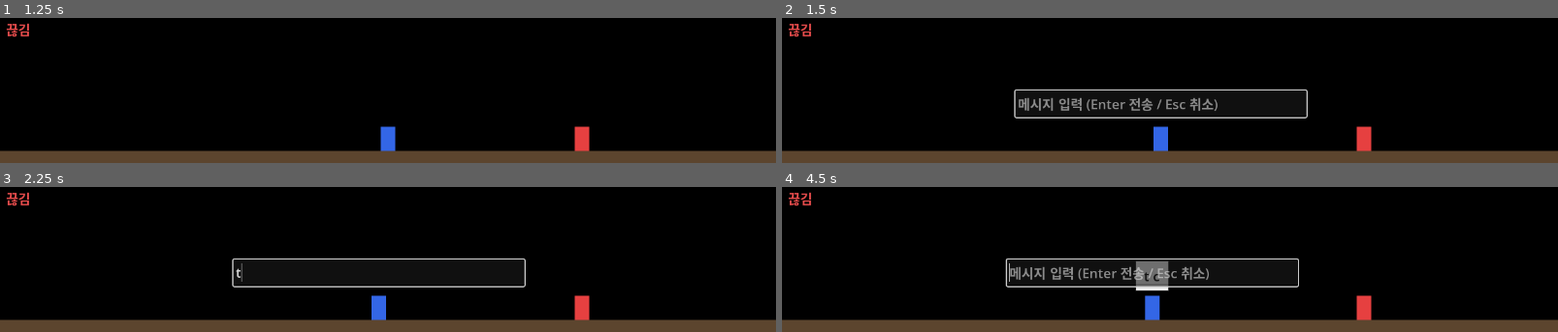
Above: before the commit, frames 1-4 (two rows, left to right).
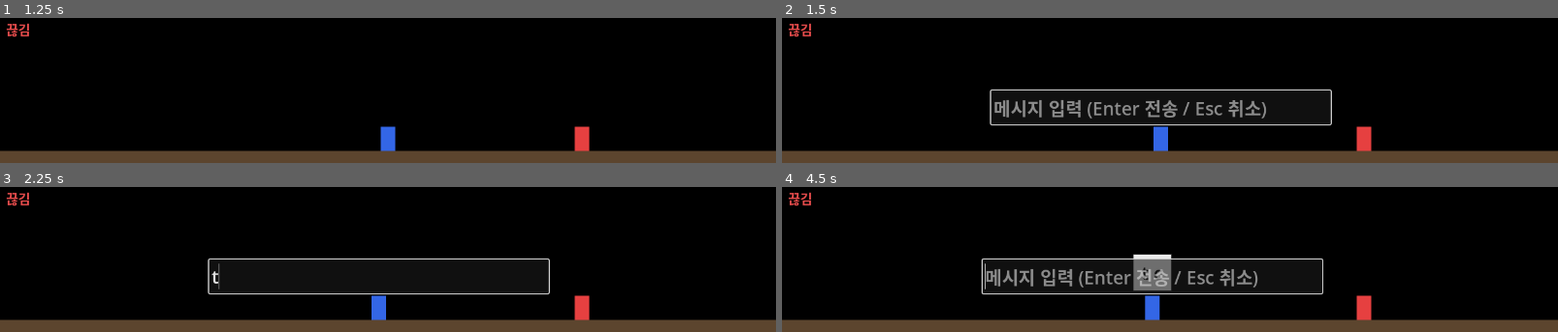
Above: after the commit, the same moments.

Repository: isjkms/Terrarium_Client
Game: Godot game, scene res://main.tscn
Same seed, same stepped clock (60 frames per second), same inputs: the game is played once before the commit and once after it. This scene is started directly instead of the project's main scene. The engine's default icon, where the game draws it, is replaced by a stand-in: a white triangle on a blue panel in a dark square.
Inputs:
- Up to frame 1 (1.25 s): tap Enter at 0.5, 0.6 s; hold Right (ui_right) from 0.53 s (still down)
- Up to frame 2 (1.5 s): tap Space at 1.25 s; release Right (ui_right) at 1.28 s; hold Left (ui_left) from 1.28 s (still down); tap Keypad Enter at 1.35 s
- Up to frame 3 (2.25 s): tap Enter at 2 s; release Left (ui_left) at 2.03 s; hold Right (ui_right) from 2.03 s (still down); tap T at 2.1 s
- Up to frame 4 (4.5 s): tap Space at 2.75, 4.25 s; tap C at 2.85 s; tap Enter at 3.5, 3.6 s; release Right (ui_right) at 3.53 s; hold Left (ui_left) from 3.53 s (still down); tap Keypad Enter at 4.35 s

Frame 1 is identical in both runs. In frame 2, 3.0% of the frame differs, in the area x 26-71%, y 49-74%; in frame 3, 1.2%; in frame 4, 3.5%, in the area x 25-70%, y 46-74%.

Commit message:
[CL-031][fix] 채팅 입력/말풍선 글자 크기 확대
https://github.com/isjkms/Terrarium_Client/issues/30

Diff:
--- a/main.gd
+++ b/main.gd
@@ -116,8 +116,8 @@
 	_chat_input.placeholder_text = "메시지 입력 (Enter 전송 / Esc 취소)"
 	_chat_input.max_length = CHAT_MAX_LENGTH
 	_chat_input.add_theme_font_size_override("font_size", CHAT_FONT_SIZE)
-	_chat_input.custom_minimum_size = Vector2(CHAT_INPUT_WIDTH, 44)
-	_chat_input.size = Vector2(CHAT_INPUT_WIDTH, 44)
+	_chat_input.custom_minimum_size = Vector2(CHAT_INPUT_WIDTH, 56)
+	_chat_input.size = Vector2(CHAT_INPUT_WIDTH, 56)
 	_chat_input.visible = false
 	add_child(_chat_input)
 	_chat_input.text_submitted.connect(_on_chat_submitted)
@@ -184,8 +184,8 @@
 ## CL-031: 말풍선 채팅 (protocol.md chat 타입)
 const CHAT_BUBBLE_TTL := 5.0      # 4.3.1: 전송 시점부터 5초 표시
 const CHAT_MAX_LENGTH := 100
-const CHAT_FONT_SIZE := 22
-const CHAT_INPUT_WIDTH := 480.0
+const CHAT_FONT_SIZE := 30
+const CHAT_INPUT_WIDTH := 560.0
 var _chat_input: LineEdit
 var _chat_active := false
 var _chat_bubbles := {}           # playerId -> { "text": String, "ttl": float }
